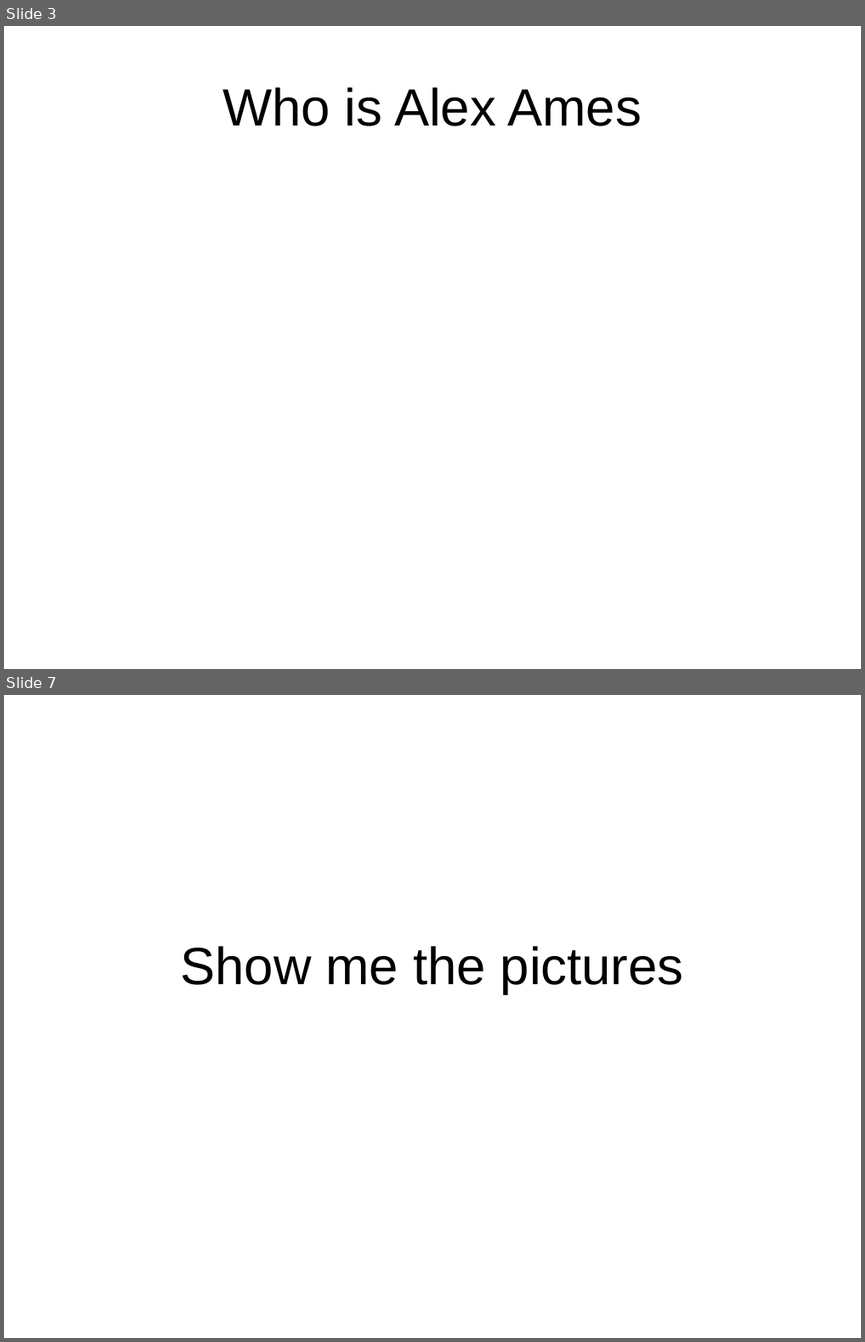
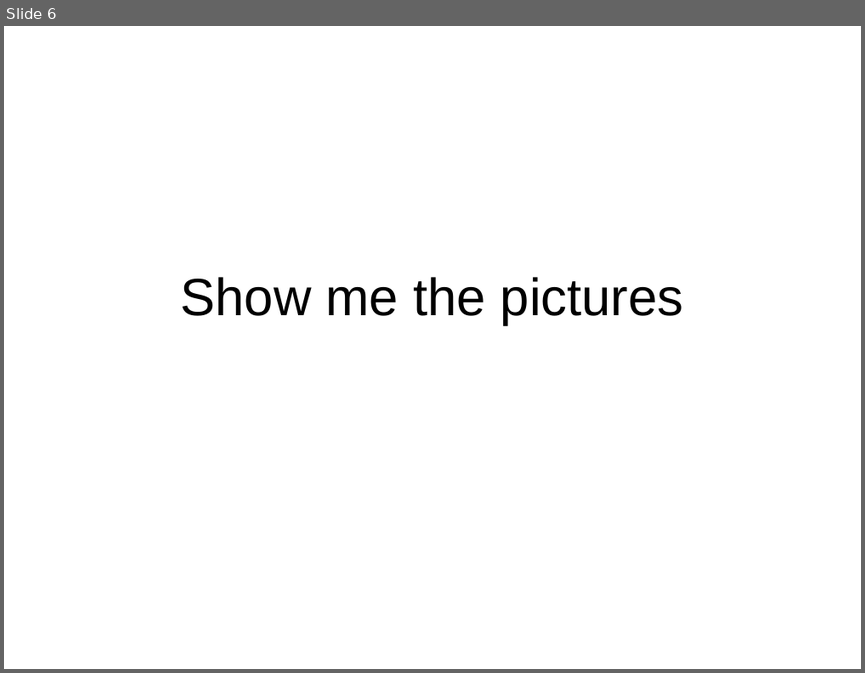
Before and after one commit to LIPHP/LDAP-Talk, a slide deck: Docs/LIPHP-Using LDAP with PHP.ppt. Shown one above the other, each under a label of ours: slides 3 and 7 before the commit, slide 6 after it; the slides between them are not shown. The pictures are 865x1342 and 865x673 pixels, drawn with LibreOffice and Linux fonts; fonts in the diff are those of the drawing. Boxes give left, top, right and bottom in pixels: in the first picture for what was removed or moved away, otherwise in the second. Text is boxed around its words. In the diff, an @@ line names an element or a change of style, - is before the commit and + after.

```diff
--- a/Docs/LIPHP-Using LDAP with PHP.ppt
+++ b/Docs/LIPHP-Using LDAP with PHP.ppt
@@ slide 3 removed at (4, 26, 861, 669), background #FFFFFF @@
@@ title removed at (222, 87, 642, 126) @@
-Who is Alex Ames
@@ what was slide 7 is now slide 6 @@
```
Also in this commit, not shown: 15 slides changed, 3 slides added, 1 other slide removed.
